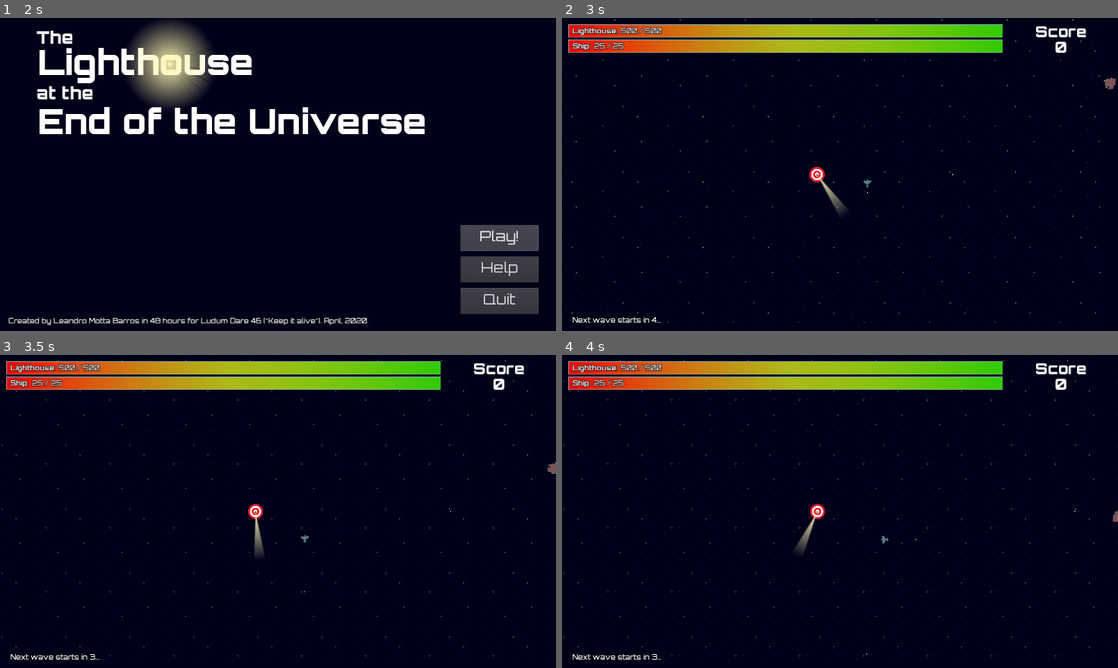
Above: before the commit, frames 1-4 (two rows, left to right).
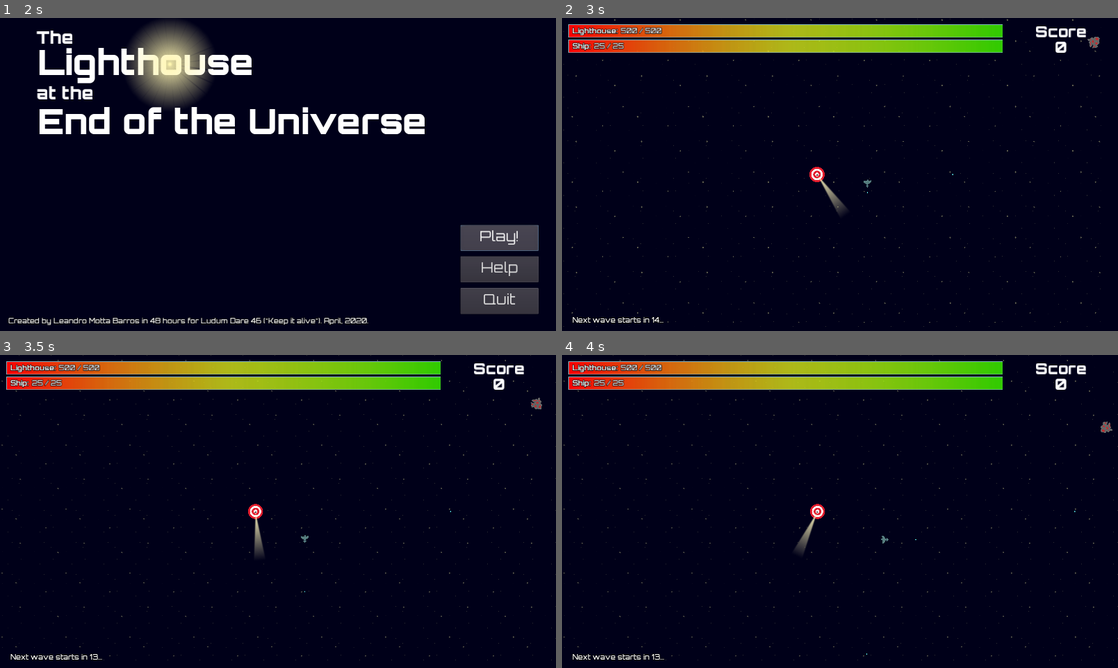
Above: after the commit, the same moments.

Repository: lmbarros/LD46-TheLighthouseAtTheEndOfTheUniverse
Game: Godot game, scene res://screens/TitleScreen.tscn
Two runs of this game, one before a commit and one after it. Both use one fixed random seed, a clock stepped at 60 frames per second and the inputs below.
Inputs:
- Up to frame 1 (2 s): click "Play!" at 0.5 s; click "Play!" at 1.25 s
- Up to frame 2 (3 s): tap Enter at 2 s; hold Right (moveRight) 2.03-2.78 s; tap Ctrl (fire) at 2.1, 2.85 s; hold Down (moveDown) from 2.78 s (still down)
- Up to frame 3 (3.5 s): keep holding Down (moveDown)
- Up to frame 4 (4 s): release Down (moveDown) at 3.53 s; hold Right (moveRight) from 3.53 s (still down); tap Ctrl (fire) at 3.6 s

Frame 1 is identical in both runs. In frame 2, 0.1% of the frame differs, in the area x 16-100%, y 6-98%; in frame 3, 0.1%; in frame 4, 0.1%.

Commit message:
Slower asteroids, longer time to prepare

Diff:
--- a/src/misc/Asteroid.gd
+++ b/src/misc/Asteroid.gd
@@ -50,7 +50,7 @@
 	while theta < 0:
 		theta += 2*PI
 
-	theta += delta * PI/10
+	theta += delta * PI/20
 
 	var vel = polar2cartesian(orbitRadius, theta) - position
 
--- a/src/scripts/GameState.gd
+++ b/src/scripts/GameState.gd
@@ -18,7 +18,7 @@
 var isGamingOver := false
 
 # Time between waves, in seconds.
-const WAVE_INTERVAL := 5.0
+const WAVE_INTERVAL := 15.0
 
 # The current (or next) wave
 var waveNumber: int = 1
